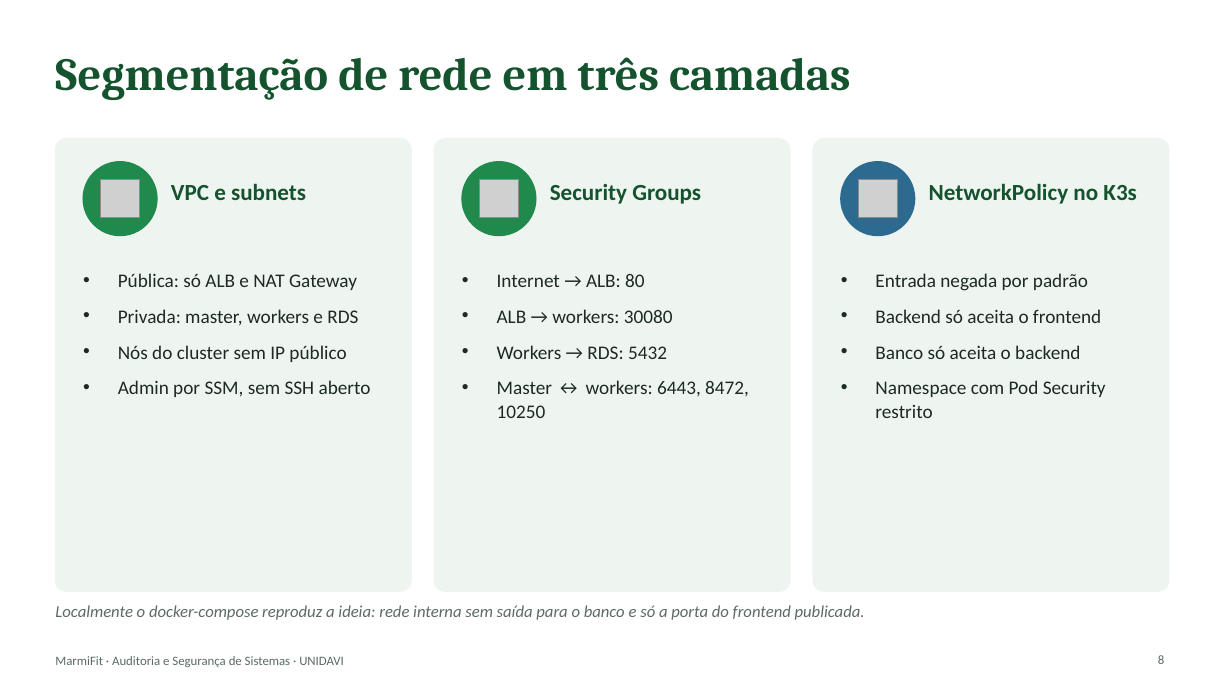
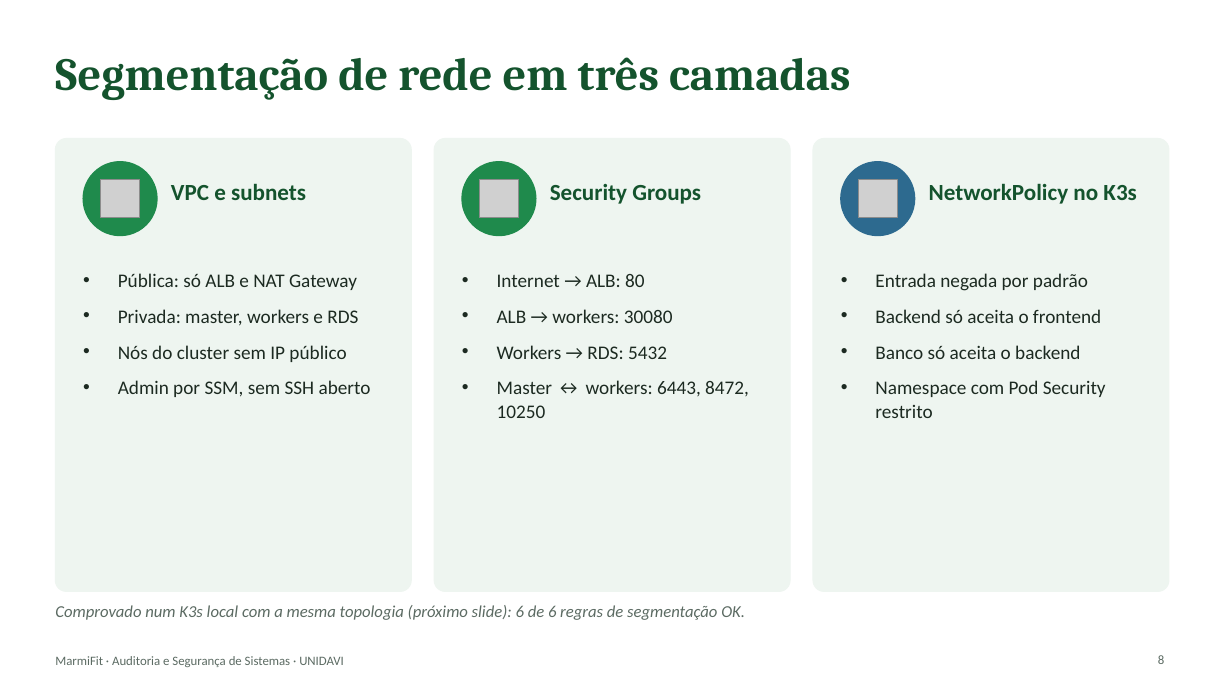
Before and after one commit to 1GustavoBorgonha1/aplicacao_tb_fnl_si, a slide deck: slide 8 of docs/apresentacao/MarmiFit-apresentacao.pptx. Drawn at 1232x693 pixels with LibreOffice and Linux fonts; fonts in the diff are those of the drawing; grey boxes stand for pictures. Boxes give left, top, right and bottom in pixels: in the first picture for what was removed or moved away, otherwise in the second. Text is boxed around its words. In the diff, an @@ line names an element or a change of style, - is before the commit and + after.

```diff
--- a/docs/apresentacao/MarmiFit-apresentacao.pptx
+++ b/docs/apresentacao/MarmiFit-apresentacao.pptx
@@ text at [55, 605, 745, 620]: text changed @@
-Localmente o docker-compose reproduz a ideia: rede interna sem saída para o banco e só a porta do frontend publicada.
+Comprovado num K3s local com a mesma topologia (próximo slide): 6 de 6 regras de segmentação OK.
```
Also in this commit, not shown: 7 other slides changed, 1 slide added, 1 other file.
